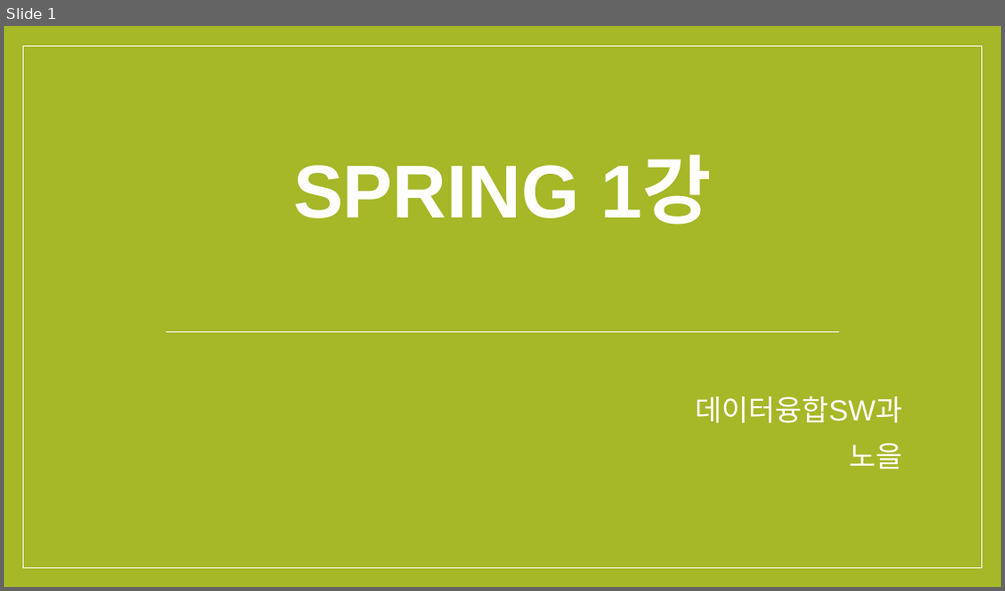
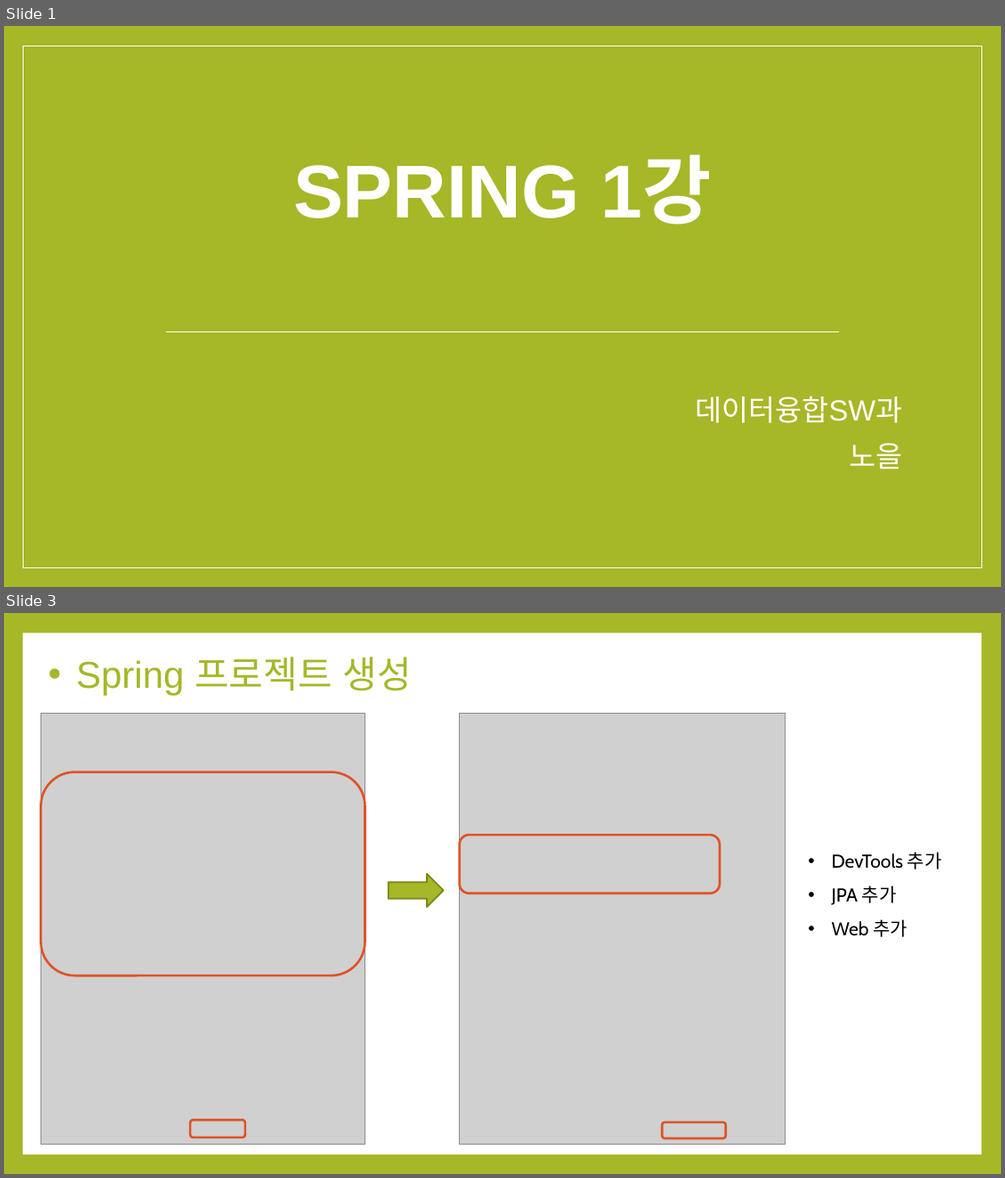
Before and after one commit to noheul1030/KOPO-Spring, a slide deck: KOPO-Spring(윤교수님)/Spring과제/Spring1강PPT.pptx. Shown one above the other, each under a label of ours: slide 1 before the commit, slides 1 and 3 after it; the slides between them are not shown. The pictures are 1005x591 and 1005x1178 pixels, drawn with LibreOffice and Linux fonts; fonts in the diff are those of the drawing; grey boxes stand for pictures. Boxes give left, top, right and bottom in pixels: in the first picture for what was removed or moved away, otherwise in the second. Text is boxed around its words. In the diff, an @@ line names an element or a change of style, - is before the commit and + after.

```diff
--- a/KOPO-Spring(윤교수님)/Spring과제/Spring1강PPT.pptx
+++ b/KOPO-Spring(윤교수님)/Spring과제/Spring1강PPT.pptx
@@ slide 3 added at (x1=4, y1=613, x2=1001, y2=1174), background #A6B727 @@
@@ rectangle added at (x1=23, y1=633, x2=981, y2=1154), fill #FFFFFF @@
@@ text added at (x1=76, y1=657, x2=412, y2=695), 36 pt, text #A6B727 @@
+• Spring 프로젝트 생성
@@ picture added at (x1=40, y1=714, x2=364, y2=1144) @@
@@ picture added at (x1=460, y1=714, x2=785, y2=1144) @@
@@ rounded rectangle added at (x1=40, y1=772, x2=364, y2=976), outline #DF5327 2.25 pt @@
@@ rounded rectangle added at (x1=460, y1=835, x2=720, y2=893), outline #DF5327 2.25 pt @@
@@ text added at (x1=832, y1=852, x2=942, y2=937), 18 pt, text #000000 @@
+• DevTools 추가
+• JPA 추가
+• Web 추가
@@ right arrow added at (x1=388, y1=874, x2=444, y2=907), fill #A6B727, outline #7B871D 1.5 pt @@
@@ rounded rectangle added at (x1=190, y1=1120, x2=245, y2=1137), outline #DF5327 2.25 pt @@
@@ rounded rectangle added at (x1=662, y1=1122, x2=726, y2=1139), outline #DF5327 2.25 pt @@
```
Also in this commit, not shown: 8 other slides added, 12 slides removed.
